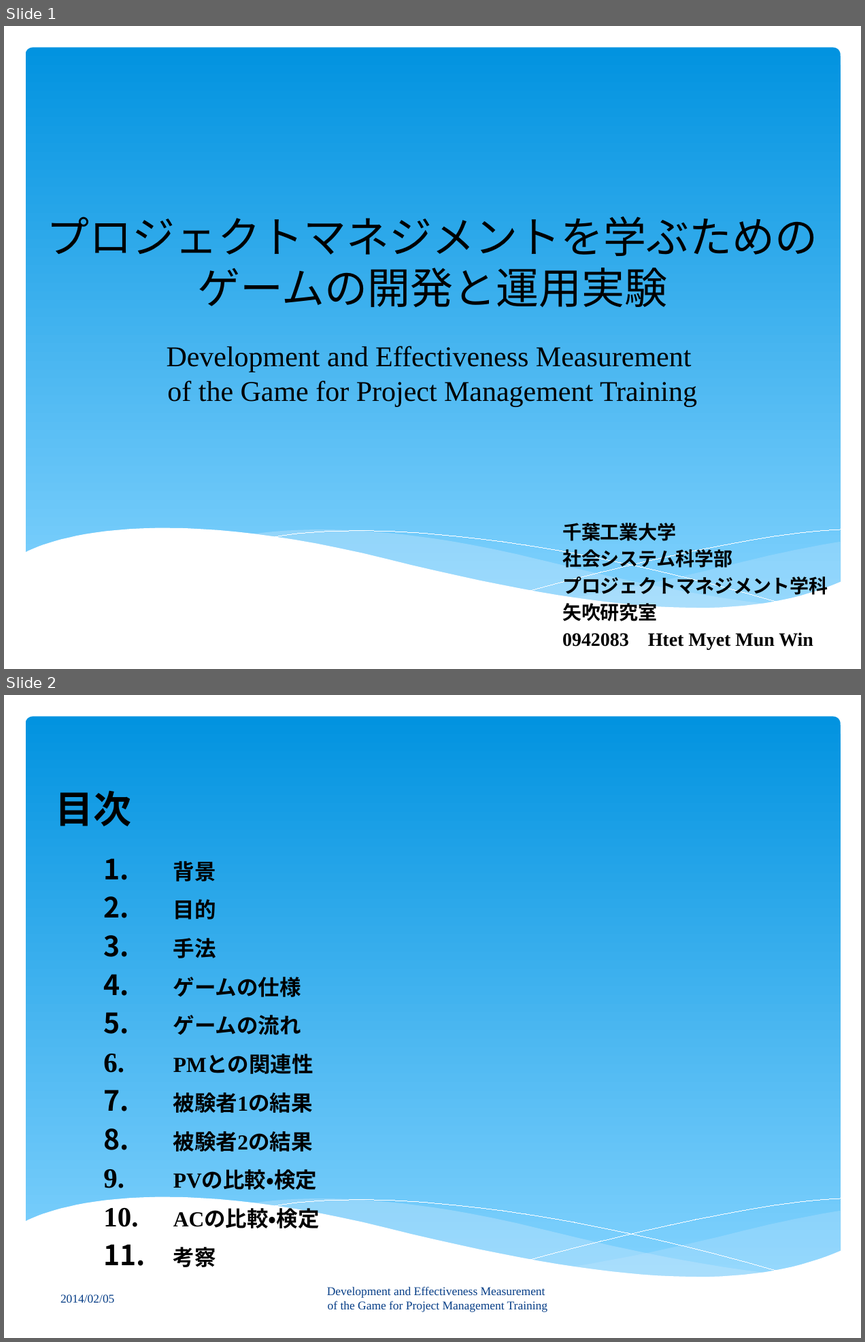
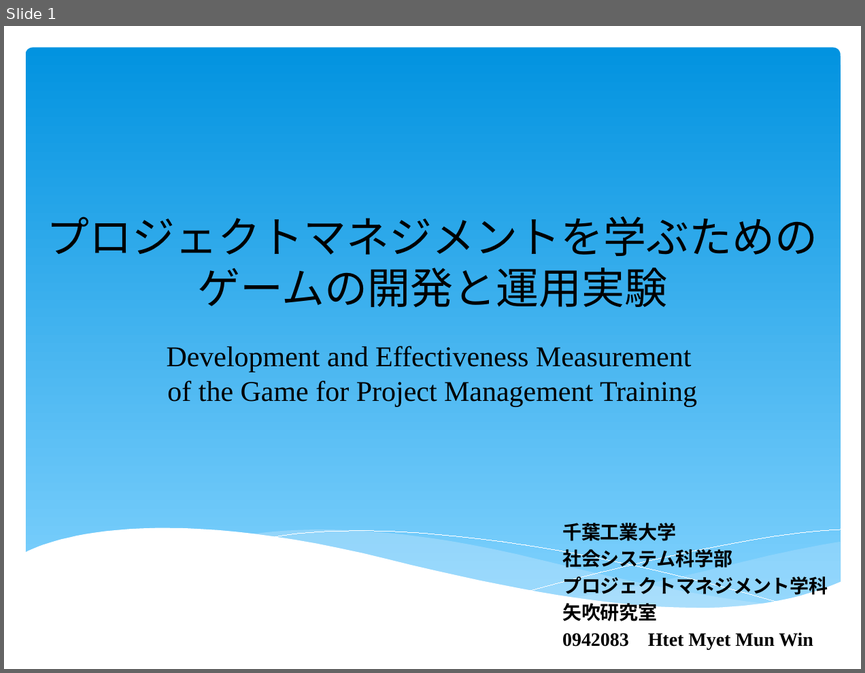
Before and after one commit to keimatsui/kadai, a slide deck: 卒業論文/2012/HTET MYET MUN WIN/卒論発表プレゼン.pptx. Shown one above the other, each under a label of ours: slides 1 and 2 before the commit, slide 1 after it. The pictures are 865x1342 and 865x673 pixels, drawn with LibreOffice and Linux fonts; fonts in the diff are those of the drawing. Boxes give left, top, right and bottom in pixels: in the first picture for what was removed or moved away, otherwise in the second. Text is boxed around its words. In the diff, an @@ line names an element or a change of style, - is before the commit and + after.

```diff
--- a/卒業論文/2012/HTET MYET MUN WIN/卒論発表プレゼン.pptx
+++ b/卒業論文/2012/HTET MYET MUN WIN/卒論発表プレゼン.pptx
@@ slide 2 removed at (4,695,861,1338), background #FFFFFF; not listed: 6 template elements that a slide beside it also shows @@
@@ text removed at (56,790,132,826) @@
-目次
@@ text removed at (173,861,320,1267) @@
-1. 背景
-2. 目的
-3. 手法
-4. ゲームの仕様
-5. ゲームの流れ
-6. PMとの関連性
-7. 被験者1の結果
-8. 被験者2の結果
-9. PVの比較・検定
-10. ACの比較・検定
-11. 考察
@@ text removed at (327,1286,547,1312) @@
-Development and Effectiveness Measurement
-of the Game for Project Management Training
@@ text removed at (60,1294,114,1302) @@
-2014/02/05
```
Also in this commit, not shown: 8 slides changed, 1 slide added.
